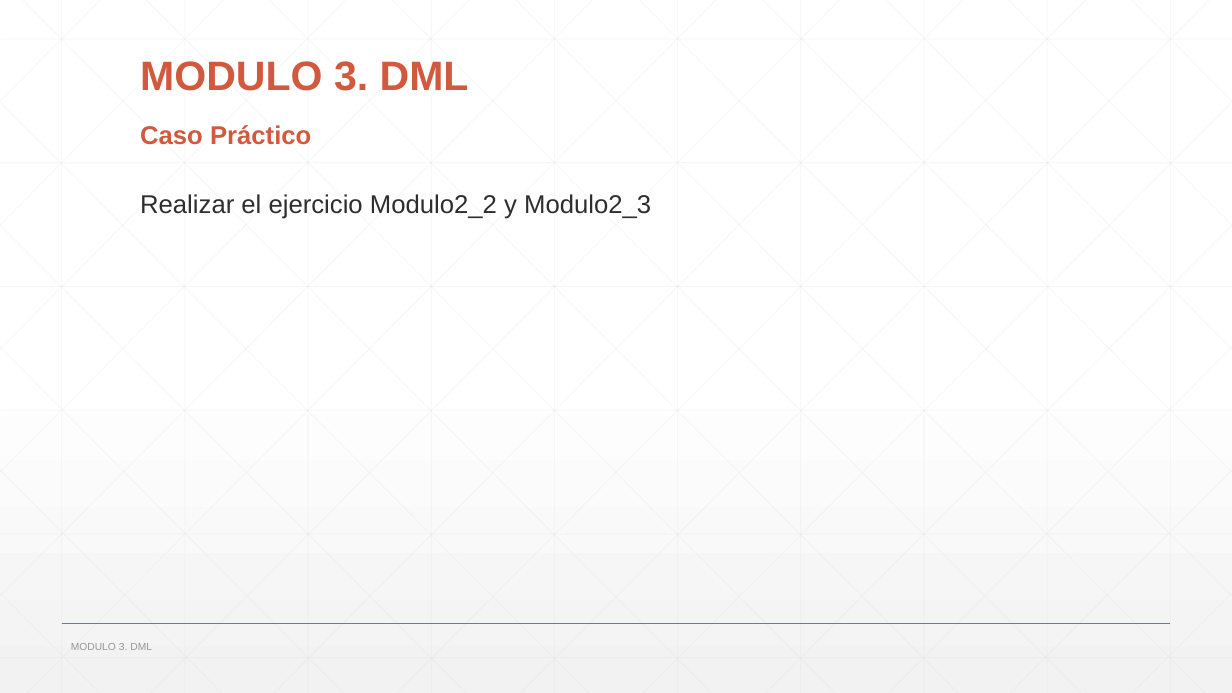
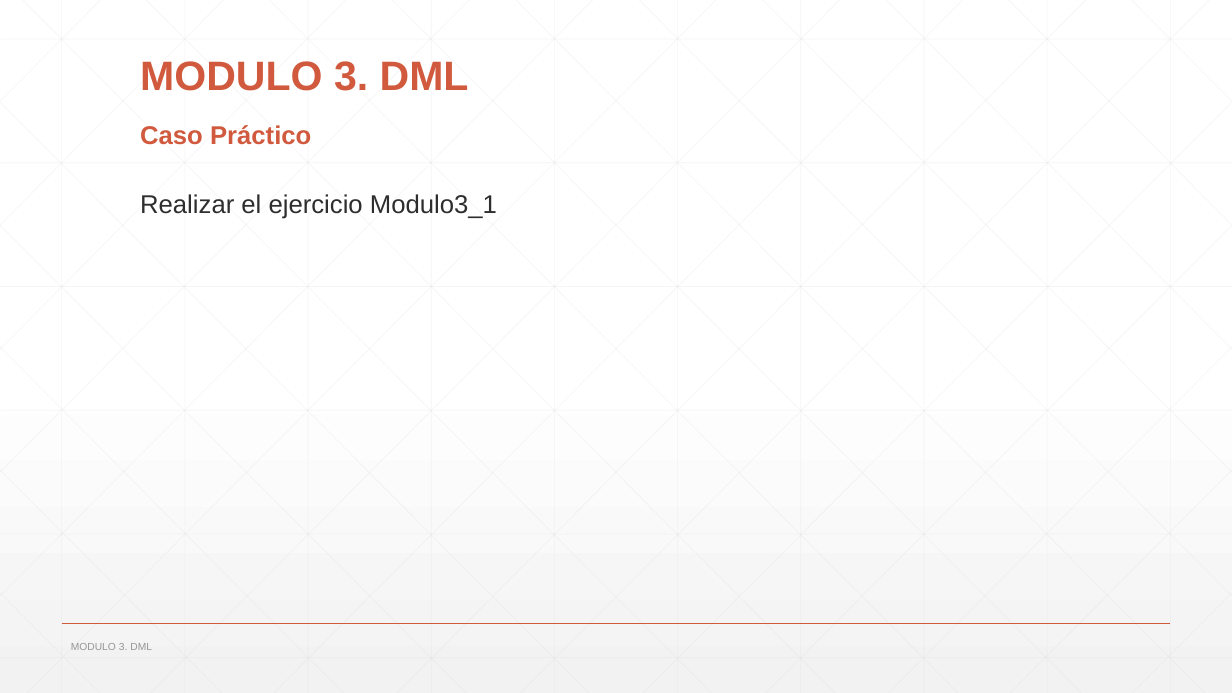
Before and after one commit to nacholn/sql_basico, a slide deck: slide 50 of Presentacion/Curso Sql Basico.pptx. Drawn at 1232x693 pixels with LibreOffice and Linux fonts; fonts in the diff are those of the drawing. Boxes give left, top, right and bottom in pixels: in the first picture for what was removed or moved away, otherwise in the second. Text is boxed around its words. In the diff, an @@ line names an element or a change of style, - is before the commit and + after.

```diff
--- a/Presentacion/Curso Sql Basico.pptx
+++ b/Presentacion/Curso Sql Basico.pptx
@@ text at (x1=140, y1=194, x2=497, y2=219): text changed @@
-Realizar el ejercicio Modulo2_2 y Modulo2_3
+Realizar el ejercicio Modulo3_1
```
Also in this commit, not shown: 1 other slide changed, 24 slides added, 3 other files.
